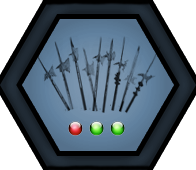
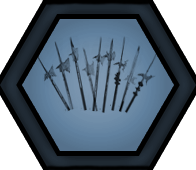
Layered file, before and after one edit (196 × 170). Changes by layer:
hid group "health" (3 layers) over [left=68, top=120, right=128, bottom=136]
